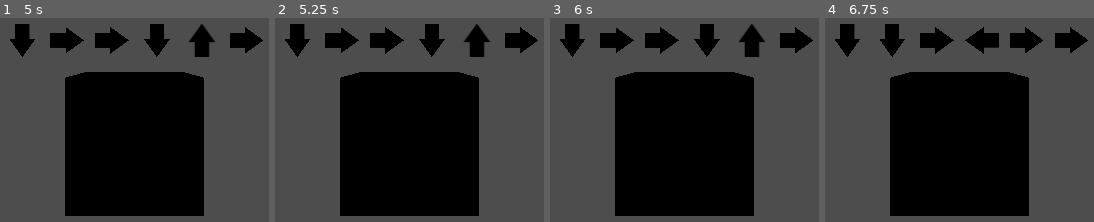
Above: before the commit, frames 1-4 (left to right).
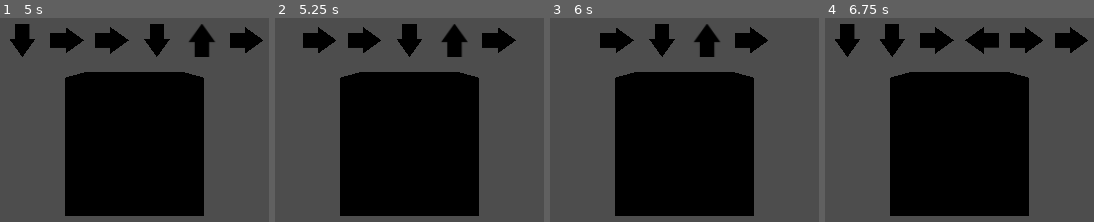
Above: after the commit, the same moments.

Repository: yenaing-oo/Cooked-CSSA-GameJam-2024
Game: Godot game, scene res://assembly_station.tscn
Two runs of this game, one before a commit and one after it. Both use one fixed random seed, a clock stepped at 60 frames per second and the inputs below.
Inputs:
- Up to frame 1 (5 s): tap Enter at 0.5, 2, 3.5 s; hold D (right) 0.53-1.28 s; tap Space at 1.25, 2.75, 4.25 s; hold S (down) 1.28-2.03 s; hold D (right) 2.03-2.78 s; hold W (up) 2.78-3.53 s; hold A (left) from 3.53 s (still down)
- Up to frame 2 (5.25 s): release A (left) at 5.03 s; hold S (down) from 5.03 s (still down)
- Up to frame 3 (6 s): release S (down) at 5.78 s; hold D (right) from 5.78 s (still down)
- Up to frame 4 (6.75 s): release D (right) at 6.53 s; hold W (up) from 6.53 s (still down)

Frame 1 is identical in both runs. In frame 2, 7.6% of the frame differs, in the area x 3-98%, y 2-20%; in frame 3, 3.2%; in frame 4, nothing differs.

Commit message:
Finalized Assembly minigame

Diff:
--- a/assembly_station.gd
+++ b/assembly_station.gd
@@ -1,14 +1,16 @@
 extends Node3D
 
+const SEQUENCE_LENGTH = 6
 const DIRECTIONS = ["up", "down", "left", "right"]
 const ARROW_SCALE = Vector3(0.03, 0.03, 0.03)
 const ARROW_ANCHOR = Vector3(0, 0.8, 0)
 
 var inMinigame = true
-var sequence = []
-var sequence_number = 0
-var drawn_arrows = []
+var sequence = [] 		#The current sequence of directions for the minigame
+var sequence_number = 0	#The index of the direction the player has to press next
+var drawn_arrows = [] 	#The Sprite3D arrows that are currently drawn, keep track to erase later
 
+#A dictionary of the texture for each direction
 var arrow_textures = {
 	"up": preload("res://assets/textures/up_arrow.png"),
 	"down": preload("res://assets/textures/down_arrow.png"),
@@ -29,12 +31,15 @@
 func start_minigame():
 	inMinigame = true
 	sequence_number = 0
-	sequence = generate_directions(6)
+	sequence = generate_directions(SEQUENCE_LENGTH)
 	draw_arrows(sequence)
 
+#Creates Sprite3Ds with the correct texture above the Station
 func draw_arrows(sequence: Array):
+	#first clear the old arrows
 	clear_arrows()
 
+	#Create all the arrows
 	for i in range(sequence.size()):
 		var arrow = Sprite3D.new()
 		arrow.texture = arrow_textures.get(sequence[i])
@@ -60,6 +65,7 @@
 
 	return output
 
+#Watch for input (if they're currently in the minigame)
 func _input(event: InputEvent) -> void:
 	if inMinigame:
 		if event.is_action_pressed("up"):
@@ -78,6 +84,10 @@
 		print("Correct Input!")
 		sequence_number += 1
 
+		var new_sequence = []
+		for i in range(sequence.size() - sequence_number):
+			new_sequence.append(sequence[sequence_number+i])
+		draw_arrows(new_sequence)
 
 		#End the minigame in success if they finish the sequence
 		if sequence_number >= sequence.size():
--- a/assembly_station.tscn
+++ b/assembly_station.tscn
@@ -1,7 +1,6 @@
-[gd_scene load_steps=5 format=3 uid="uid://chgwnwwg656es"]
+[gd_scene load_steps=4 format=3 uid="uid://chgwnwwg656es"]
 
 [ext_resource type="Script" path="res://assembly_station.gd" id="1_1ik1v"]
-[ext_resource type="Texture2D" uid="uid://cng5wcj2psthx" path="res://assets/textures/up_arrow.png" id="2_s7kdh"]
 
 [sub_resource type="BoxMesh" id="BoxMesh_58fmd"]
 
@@ -19,10 +18,5 @@
 [node name="CollisionShape3D" type="CollisionShape3D" parent="StaticBody3D"]
 shape = SubResource("BoxShape3D_b0vpq")
 
-[node name="Sprite3D" type="Sprite3D" parent="."]
-transform = Transform3D(0.03, 0, 0, 0, 0.03, 0, 0, 0, 0.03, 0, 0.758782, 0)
-visible = false
-texture = ExtResource("2_s7kdh")
-
-[node name="Camera3D" type="Camera3D" parent="."]
+[node name="TempCam" type="Camera3D" parent="."]
 transform = Transform3D(1, 0, 0, 0, 1, 0, 0, 0, 1, 0, 0.638159, 2.60832)
